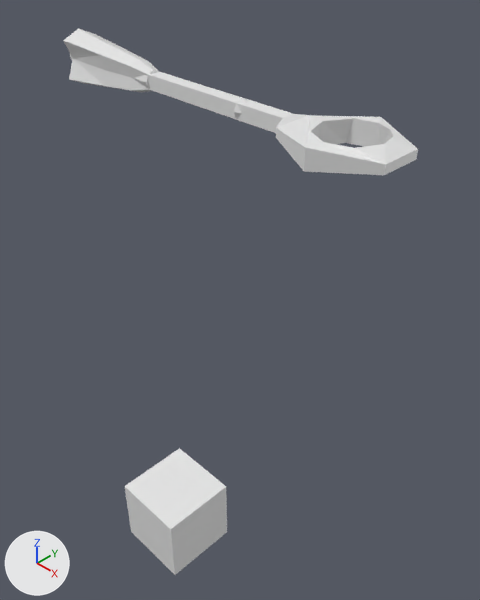
An edit to the Blender file Model/Model.blend, drawn before and after from the same camera.
Before and after are seen from a 50 mm lens placed at (2.425, -1.796, 0.841), pointed at (0.906, -0.294, -0.612). Lighting does not change. The marker at lower left points along +X, +Y and +Z.

In view in the first picture: 'Cube', 'Drill', 'Ore Detector'.
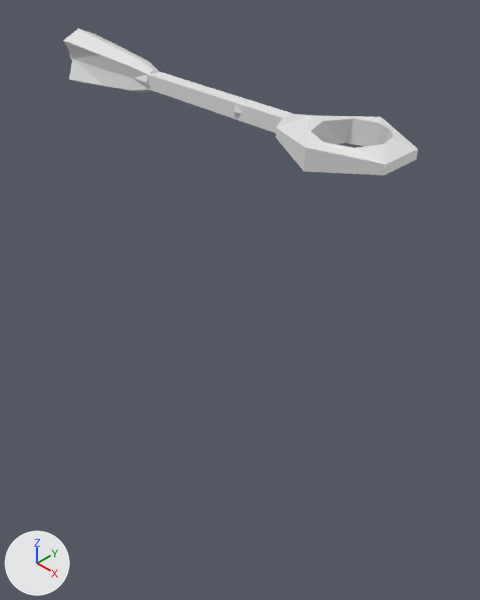
Pixel boxes [x1, y1, x2, y2] of what changed, in the pictures (480 x 600 px):
'Cube', hidden
    before: [125, 448, 227, 575]

Patch to the scene script:
```diff
--- a/Model/Model.blend.py
+++ b/Model/Model.blend.py
@@ ob_cube @@
 ob_cube.scale = (0.1, 0.1, 0.1)
+ob_cube.hide_set(True)
```
